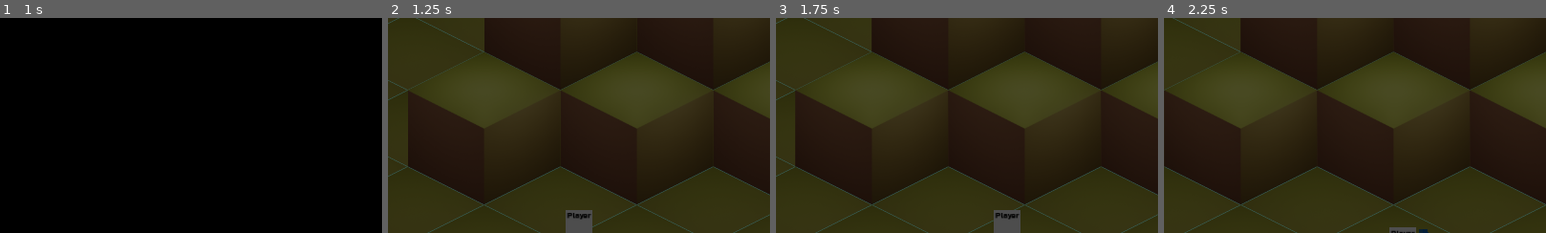
Above: before the commit, frames 1-4 (left to right).
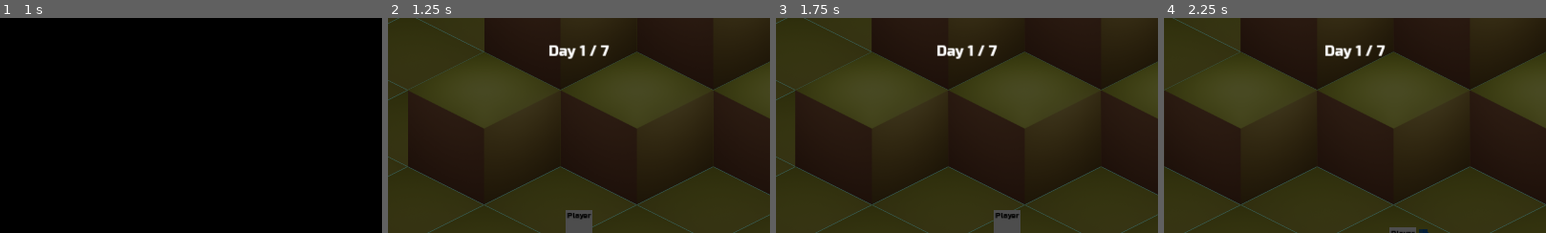
Above: after the commit, the same moments.

Repository: lorentzo/jagoda-jam
Game: Godot game, scene res://Scenes/MainMenu.tscn
Two runs of this game, one before a commit and one after it. Both use one fixed random seed, a clock stepped at 60 frames per second and the inputs below.
Inputs:
- Up to frame 1 (1 s): click "Play" at 0.5 s
- Up to frame 2 (1.25 s): no input
- Up to frame 3 (1.75 s): hold Right (walk-right) from 1.28 s (still down); hold Space (use-item) from 1.28 s (still down)
- Up to frame 4 (2.25 s): release Right (walk-right) at 2.03 s; release Space (use-item) at 2.03 s; hold Down (walk-down) from 2.03 s (still down); tap Space (use-item) at 2.1 s
The pictures show only the part of the screen within x 25-75%, y 0-50%; the shares and areas given below are measured in that part.

Frame 1 is identical in both runs. In frame 2, 0.5% of the frame differs, in the area x 42-58%, y 12-20%; in frame 3, 0.5%; in frame 4, 0.5%.

Commit message:
Add a day label to the HUD

Diff:
--- a/jagoda/Scenes/Game.gd
+++ b/jagoda/Scenes/Game.gd
@@ -6,12 +6,14 @@
 const MIN_LUMINANCE: float = 0.3
 const MAX_LUMINANCE: float = 1.0
 const LUMINANCE_RANGE: float = MAX_LUMINANCE - MIN_LUMINANCE
+const GAME_DAYS: int = 7
 
 @onready var loading = get_node("/root/Loading")
 @onready var canvas_modulate: CanvasModulate = $CanvasModulate
 @onready var sun: Sprite2D = $HUD/Sun
 @onready var screen_width = get_viewport().size.x
 
+var day = 0
 var time_passed = 0
 
 signal sun_intensity_changed(sun_intensity)
@@ -20,6 +22,8 @@
 func _ready():
 	sun_intensity_changed.connect($Player.on_sun_intensity_changed)
 	$Player.player_freshness_changed.connect(self._on_player_freshness_changed)
+
+	day_changed.connect(self._on_day_changed)
 
 	for plant in get_tree().get_nodes_in_group("plant"):
 		sun_intensity_changed.connect(plant.on_sun_intensity_changed)
@@ -36,6 +40,10 @@
 
 func _on_player_freshness_changed(freshness):
 	$HUD/PlayerFreshnessBar.value = freshness
+
+func _on_day_changed():
+	self.day += 1
+	$HUD/DayLabel.text = "Day {0} / {1}".format([day, GAME_DAYS])
 
 func _input(event):
 	if event.is_action_pressed("pause"):
--- a/jagoda/Scenes/Game.tscn
+++ b/jagoda/Scenes/Game.tscn
@@ -7,6 +7,7 @@
 [ext_resource type="PackedScene" uid="uid://ctkkf7cs18f3e" path="res://Scenes/Plant.tscn" id="5_7g35u"]
 [ext_resource type="Texture2D" uid="uid://dtxdtxlg4c72f" path="res://Assets/sun_shiny.png" id="6_mt8ms"]
 [ext_resource type="PackedScene" uid="uid://c32dlq6uur6e3" path="res://Scenes/PauseMenu.tscn" id="7_v1sht"]
+[ext_resource type="Theme" uid="uid://dh2skylq4em3t" path="res://Themes/MainMenu.tres" id="8_574xx"]
 
 [sub_resource type="StyleBoxFlat" id="StyleBoxFlat_31pxf"]
 bg_color = Color(0, 0, 0, 0)
@@ -90,3 +91,17 @@
 value = 50.0
 fill_mode = 3
 show_percentage = false
+
+[node name="DayLabel" type="Label" parent="HUD"]
+anchors_preset = 5
+anchor_left = 0.5
+anchor_right = 0.5
+offset_left = -68.0
+offset_top = 41.0
+offset_right = 68.0
+offset_bottom = 72.0
+grow_horizontal = 2
+theme = ExtResource("8_574xx")
+theme_override_font_sizes/font_size = 24
+text = "Day 1 / 7"
+horizontal_alignment = 1
Not shown: 1 places in jagoda/Scenes/Game.tscn that only renumber resources
